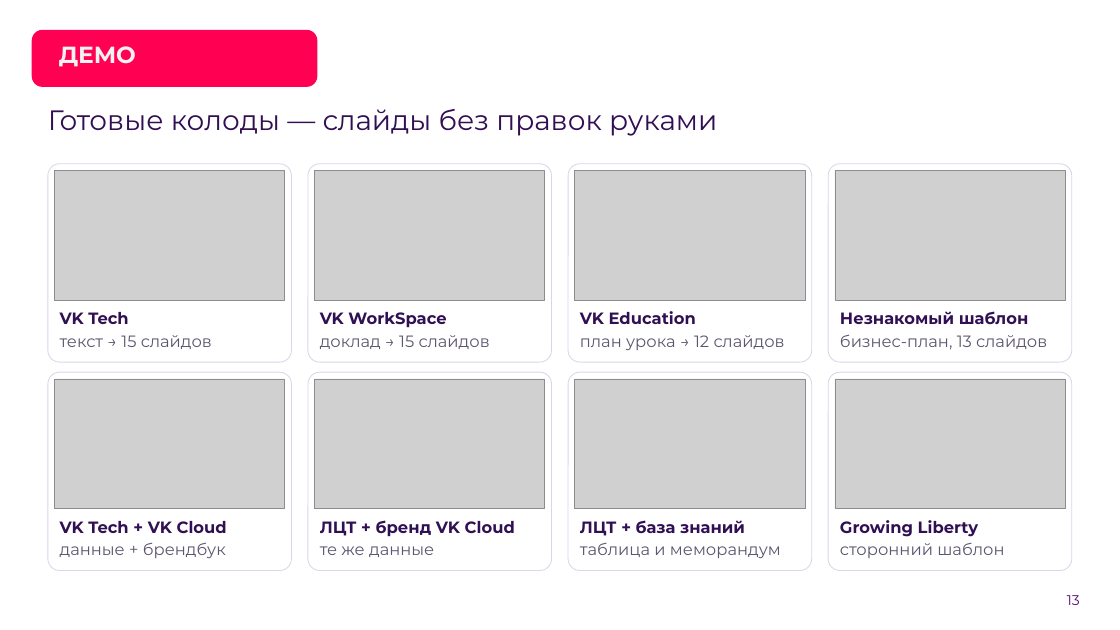
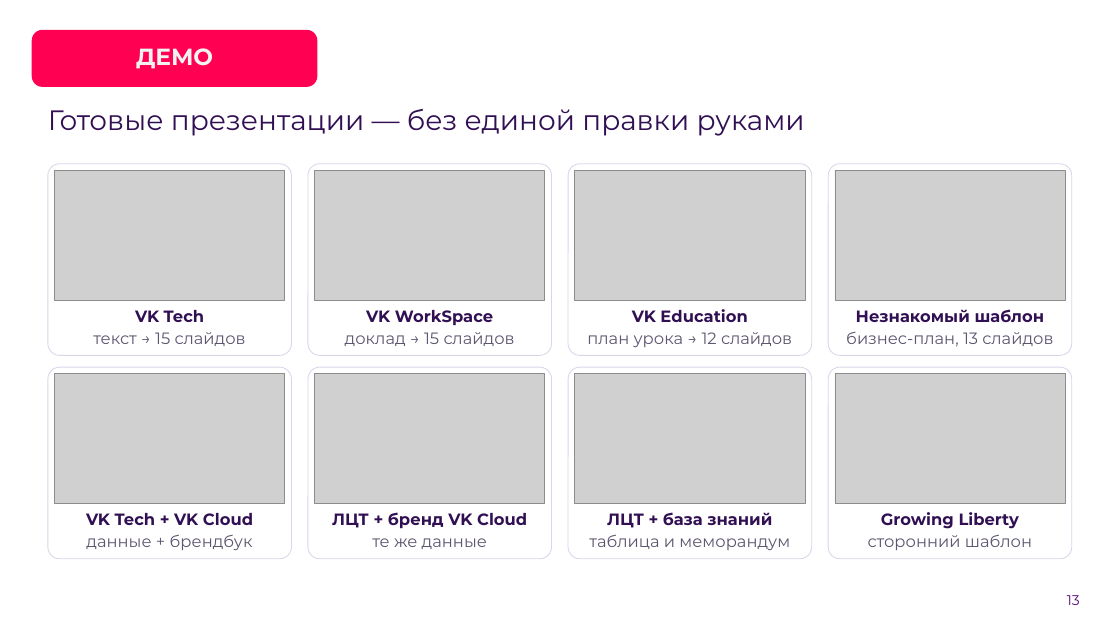
Before and after one commit to hl0pch1k/verstka, a slide deck: slide 13 of docs/presentation/verstka-pitch-stage2.pptx. Drawn at 1120x630 pixels with LibreOffice and Linux fonts; fonts in the diff are those of the drawing; grey boxes stand for pictures; background and template pictures are left out. Boxes give left, top, right and bottom in pixels: in the first picture for what was removed or moved away, otherwise in the second. Text is boxed around its words. In the diff, an @@ line names an element or a change of style, - is before the commit and + after.

```diff
--- a/docs/presentation/verstka-pitch-stage2.pptx
+++ b/docs/presentation/verstka-pitch-stage2.pptx
@@ title "ДЕМО" moved from (x1=59, y1=46, x2=136, y2=67) to (x1=136, y1=48, x2=213, y2=69) @@
@@ title "ДЕМО" at (x1=136, y1=48, x2=213, y2=69): alignment left to centre; vertical alignment bottom to middle @@
@@ text at (x1=48, y1=109, x2=805, y2=136): text changed @@
-Готовые колоды — слайды без правок руками
+Готовые презентации — без единой правки руками
@@ rounded rectangle resized from (x1=48, y1=164, x2=292, y2=362) to (x1=48, y1=164, x2=292, y2=355) @@
@@ rounded rectangle resized from (x1=308, y1=164, x2=552, y2=362) to (x1=308, y1=164, x2=552, y2=355) @@
@@ rounded rectangle resized from (x1=568, y1=164, x2=812, y2=362) to (x1=568, y1=164, x2=812, y2=355) @@
@@ rounded rectangle resized from (x1=828, y1=164, x2=1072, y2=362) to (x1=828, y1=164, x2=1072, y2=355) @@
@@ rounded rectangle resized from (x1=48, y1=372, x2=292, y2=571) to (x1=48, y1=367, x2=292, y2=559) @@
@@ rounded rectangle resized from (x1=308, y1=372, x2=552, y2=571) to (x1=308, y1=367, x2=552, y2=559) @@
@@ rounded rectangle resized from (x1=568, y1=372, x2=812, y2=571) to (x1=568, y1=367, x2=812, y2=559) @@
@@ proportions changed in 8 elements at (x1=48, y1=164, x2=292, y2=355), (x1=308, y1=164, x2=552, y2=355), (x1=568, y1=164, x2=812, y2=355), (x1=828, y1=164, x2=1072, y2=355), (x1=308, y1=367, x2=552, y2=559), (x1=48, y1=367, x2=292, y2=559), (x1=568, y1=367, x2=812, y2=559), (x1=828, y1=367, x2=1072, y2=559) @@
@@ rounded rectangle resized from (x1=828, y1=372, x2=1072, y2=571) to (x1=828, y1=367, x2=1072, y2=559) @@
@@ 4 pictures moved together from (x1=55, y1=379, x2=1065, y2=508) to (x1=55, y1=374, x2=1065, y2=503) @@
@@ text "VK Tech + VK Cloud" moved from (x1=60, y1=521, x2=227, y2=533) to (x1=86, y1=513, x2=253, y2=525) @@
@@ text "данные + брендбук" moved from (x1=60, y1=542, x2=226, y2=558) to (x1=86, y1=534, x2=253, y2=550) @@
@@ text "ЛЦТ + бренд VK Cloud" moved from (x1=320, y1=520, x2=515, y2=537) to (x1=332, y1=512, x2=527, y2=529) @@
@@ text "те же данные" moved from (x1=320, y1=546, x2=434, y2=557) to (x1=372, y1=538, x2=487, y2=549) @@
@@ alignment left to centre in 16 elements at (x1=135, y1=310, x2=204, y2=322), (x1=856, y1=309, x2=1045, y2=322), (x1=366, y1=310, x2=493, y2=326), (x1=632, y1=309, x2=747, y2=322), (x1=93, y1=332, x2=246, y2=346), (x1=846, y1=332, x2=1053, y2=347), (x1=345, y1=332, x2=515, y2=346), (x1=587, y1=332, x2=792, y2=347), (x1=881, y1=512, x2=1019, y2=529), (x1=86, y1=513, x2=253, y2=525), (x1=332, y1=512, x2=527, y2=529), (x1=607, y1=512, x2=772, y2=528), (x1=86, y1=534, x2=253, y2=550), (x1=868, y1=534, x2=1032, y2=550), (x1=372, y1=538, x2=487, y2=549), (x1=589, y1=534, x2=790, y2=550) @@
@@ text "ЛЦТ + база знаний" moved from (x1=580, y1=520, x2=745, y2=536) to (x1=607, y1=512, x2=772, y2=528) @@
@@ text "таблица и меморандум" moved from (x1=580, y1=543, x2=781, y2=558) to (x1=589, y1=534, x2=790, y2=550) @@
@@ text "Growing Liberty" moved from (x1=840, y1=520, x2=978, y2=537) to (x1=881, y1=512, x2=1019, y2=529) @@
@@ text "сторонний шаблон" moved from (x1=840, y1=543, x2=1004, y2=558) to (x1=868, y1=534, x2=1032, y2=550) @@
```
Also in this commit, not shown: 18 other slides changed, 1 other file.
